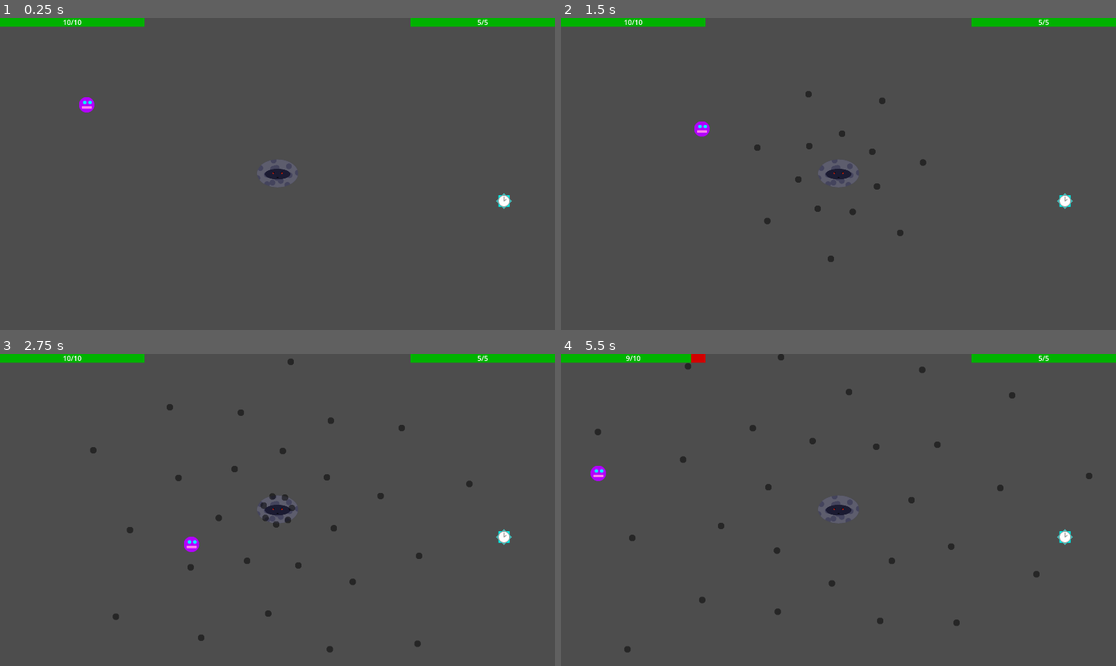
Above: before the commit, frames 1-4 (two rows, left to right).
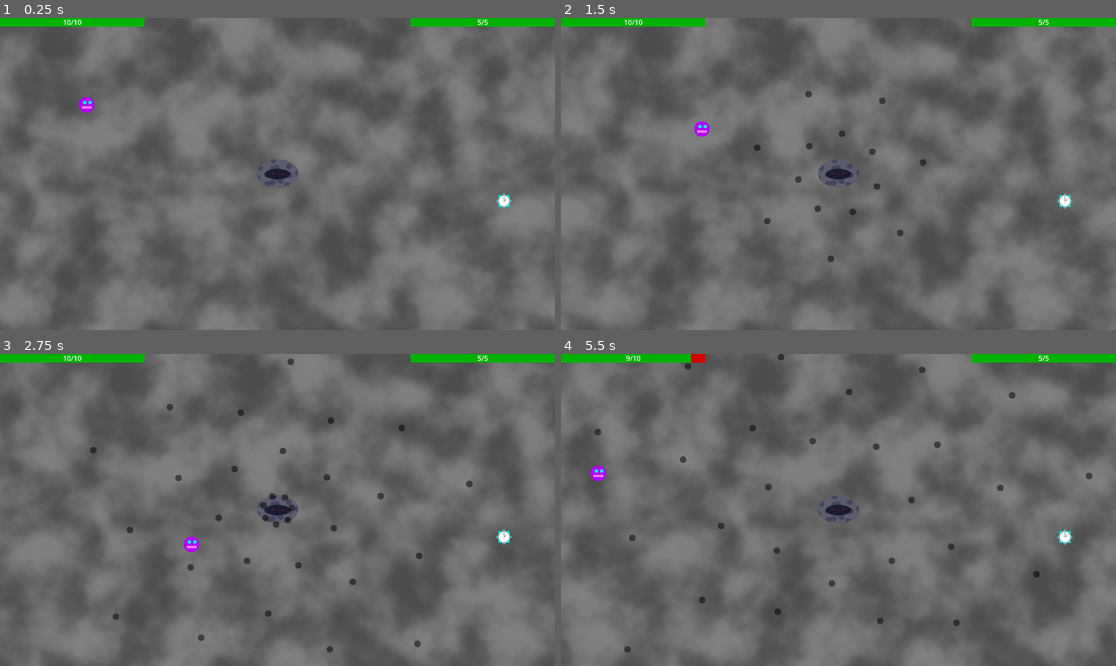
Above: after the commit, the same moments.

Repository: Antoine-Lagache/GameJam_2025
Game: Godot game, scene res://scene/main.tscn
Two runs of this game, one before a commit and one after it. Both use one fixed random seed, a clock stepped at 60 frames per second and the inputs below. This scene is started directly instead of the project's main scene.
Inputs (mouse positions are in pixels of both pictures, inside the frame that each line leads up to):
- Up to frame 1 (0.25 s): no input
- Up to frame 2 (1.5 s): move the mouse to (960, 158) at 0.52 s; hold Right (right) 0.53-1.28 s; hold Shift 0.53-1.28 s; move the mouse to (727, 189) at 1.27 s; hold Down (down) from 1.28 s (still down); tap Shift at 1.35 s
- Up to frame 3 (2.75 s): move the mouse to (333, 441) at 2.02 s; release Down (down) at 2.03 s; hold Right (right) from 2.03 s (still down); hold Shift from 2.03 s (still down)
- Up to frame 4 (5.5 s): move the mouse to (810, 572) at 2.77 s; release Right (right) at 2.78 s; release Shift at 2.78 s; hold Up (up) 2.78-3.53 s; tap Shift at 2.85, 4.35 s; move the mouse to (1005, 556) at 3.52 s; hold Shift 3.53-4.28 s; hold Left (left) 3.53-5.03 s; move the mouse to (672, 463) at 4.27 s; move the mouse to (866, 510) at 5.02 s; hold Down (down) from 5.03 s (still down); hold Shift from 5.03 s (still down)

The runs differ from the first frame. In frame 1, 52% of the frame differs, in the area x 0-100%, y 0-100%; in frame 2, 52%; in frame 3, 52%; in frame 4, 52%.

Commit message:
main background shader

Diff:
--- /dev/null
+++ b/gamejame/scene/back_ground.gd
@@ -0,0 +1,14 @@
+extends ColorRect
+
+@export var speed = -0.1
+var offset = Vector2.ZERO
+
+# Called when the node enters the scene tree for the first time.
+func _ready() -> void:
+	pass # Replace with function body.
+
+
+# Called every frame. 'delta' is the elapsed time since the previous frame.
+func _process(delta: float) -> void:
+	offset.x += speed*delta*(Global.time_speed-0.5)
+	material.set_shader_parameter("fog_offset", offset)
--- a/gamejame/scene/main.tscn
+++ b/gamejame/scene/main.tscn
@@ -1,7 +1,26 @@
-[gd_scene load_steps=3 format=3 uid="uid://bb6ccqh3e4sgp"]
+[gd_scene load_steps=8 format=3 uid="uid://bb6ccqh3e4sgp"]
 
 [ext_resource type="Script" uid="uid://cqg1r3kfnxil0" path="res://script/main.gd" id="1_itxqv"]
 [ext_resource type="AudioStream" uid="uid://h8g48qmjmjh7" path="res://sounds/background_music.mp3" id="2_v0l8b"]
+[ext_resource type="Shader" uid="uid://1hcfyg37upp0" path="res://scene/noise.gdshader" id="3_wp4xf"]
+[ext_resource type="Script" uid="uid://b57x66uh3oxp5" path="res://scene/back_ground.gd" id="4_brvut"]
+
+[sub_resource type="FastNoiseLite" id="FastNoiseLite_brvut"]
+frequency = 0.0037
+fractal_lacunarity = 1.765
+
+[sub_resource type="NoiseTexture2D" id="NoiseTexture2D_0ha60"]
+width = 1920
+height = 1080
+seamless = true
+noise = SubResource("FastNoiseLite_brvut")
+
+[sub_resource type="ShaderMaterial" id="ShaderMaterial_brvut"]
+shader = ExtResource("3_wp4xf")
+shader_parameter/density = 1.0
+shader_parameter/fog_offset = Vector2(0, 0)
+shader_parameter/speed = 0.1
+shader_parameter/noise_texture = SubResource("NoiseTexture2D_0ha60")
 
 [node name="main" type="Node"]
 script = ExtResource("1_itxqv")
@@ -10,3 +29,13 @@
 stream = ExtResource("2_v0l8b")
 autoplay = true
 parameters/looping = true
+
+[node name="BackGround" type="ColorRect" parent="."]
+z_index = -1
+material = SubResource("ShaderMaterial_brvut")
+anchors_preset = 15
+anchor_right = 1.0
+anchor_bottom = 1.0
+grow_horizontal = 2
+grow_vertical = 2
+script = ExtResource("4_brvut")
--- /dev/null
+++ b/gamejame/scene/noise.gdshader
@@ -0,0 +1,14 @@
+shader_type canvas_item;
+
+uniform float density : hint_range(0.0, 1.0) = 0.5;
+uniform vec2 fog_offset;
+uniform float speed = 0.5;
+uniform sampler2D noise_texture;
+
+void fragment() {
+	// Called for every pixel the material is visible on.
+	vec2 uv_noise = mod(UV + fog_offset,1.0);
+	float noise = texture(noise_texture, uv_noise).r;
+	float alpha = smoothstep(0.1, 0.9, noise*density);
+	COLOR = vec4(0.5, 0.5, 0.5, alpha);
+}
Not shown, added: gamejame/scene/back_ground.gd.uid
Not shown: 1 places in gamejame/scene/mechant.tscn that only renumber resources
Not shown, added: gamejame/scene/noise.gdshader.uid
Not shown: 1 places in gamejame/scene/pattern.tscn that only renumber resources
Not shown: 1 places in gamejame/scene/player.tscn that only renumber resources
Not shown: 1 places in gamejame/scene/start_menu.tscn that only renumber resources
